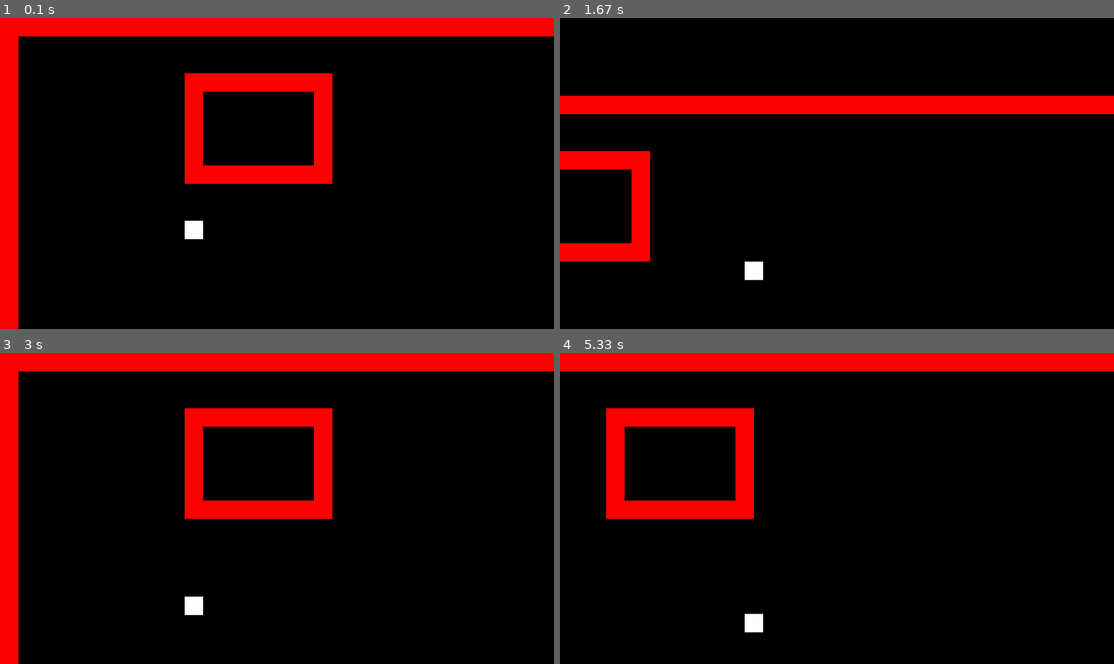
Above: before the commit, frames 1-4 (two rows, left to right).
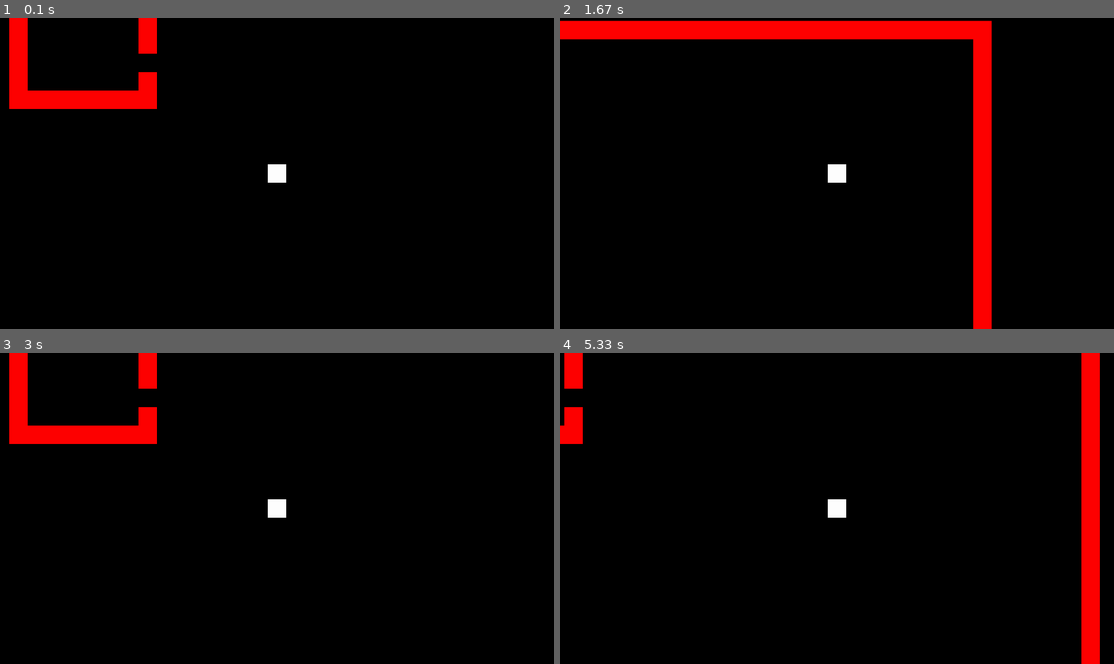
Above: after the commit, the same moments.

Repository: tothbence0531/pygame-project
Game: pygame game, started from main.py
Two runs of this game, one before a commit and one after it. Both use one fixed random seed, a clock stepped at 60 frames per second and the inputs below.
Inputs:
- Up to frame 1 (0.1 s): no input
- Up to frame 2 (1.67 s): hold D 0.33-0.8 s; hold W 0.83-1.13 s; hold D 1.17-1.63 s
- Up to frame 3 (3 s): hold A 1.67-2.2 s; hold S 2.23-2.53 s; hold A 2.57-2.97 s
- Up to frame 4 (5.33 s): hold W 3-3.37 s; hold D 3.4-4.03 s; hold S 4.07-4.43 s; hold A 4.47-4.93 s; hold D from 4.97 s (still down)

The runs differ from the first frame. In frame 1, 15% of the frame differs, in the area x 0-100%, y 0-100%; in frame 2, 17%; in frame 3, 15%; in frame 4, 14%.

Commit message:
camera megoldasa

Diff:
--- a/camera.py
+++ b/camera.py
@@ -1,21 +1,21 @@
 import pygame
+from pygame import Vector2
+
 from config import *
 
-class Camera:
-    def __init__(self, width, height):
-        self.camera = pygame.Rect(0, 0, width, height)
-        self.width = width
-        self.height = height
+class Camera(pygame.sprite.Group):
+    def __init__(self):
+        super().__init__()
+        self.display = pygame.display.get_surface()
+        self.half_width = self.display.get_size()[0] // 2
+        self.half_height = self.display.get_size()[1] // 2
+        self.offset = Vector2()
 
-    def apply(self, entity):
-        # Apply the camera offset to an entity (e.g., a sprite)
-        entity.rect.topleft = (entity.rect.x - self.camera.x, entity.rect.y - self.camera.y)
+    def custom_draw(self, player):
 
-    def update(self, target):
-        # Center the camera on the target (e.g., the player)
-        self.camera.x = target.rect.centerx - SCREEN_WIDTH // 2
-        self.camera.y = target.rect.centery - SCREEN_HEIGHT // 2
+        self.offset.x = player.rect.centerx - self.half_width
+        self.offset.y = player.rect.centery - self.half_height
 
-        # Clamp the camera to stay within the map bounds
-        self.camera.x = max(0, min(self.camera.x, self.width - SCREEN_WIDTH))
-        self.camera.y = max(0, min(self.camera.y, self.height - SCREEN_HEIGHT))
+        for sprite in self.sprites():
+            offset_pos = sprite.rect.topleft - self.offset
+            self.display.blit(sprite.image, offset_pos)
--- a/config.py
+++ b/config.py
@@ -20,13 +20,13 @@
     'TBBBBBBBBBTTTTTTTTBBBBBBBBBBBBBBBBBBBBBBBBBBBT',
     'TBBBBBBBBBTBBBBBBTBBBBBBBBBBBBBBBBBBBBBBBBBBBT',
     'TBBBBBBBBBTBBBBBBTBBBBBBBBBBBBBBBBBBBBBBBBBBBT',
-    'TBBBBBBBBBTBBBBBBTBBBBBBBBBBBBBBBBBBBBBBBBBBBT',
+    'TBBBBBBBBBTBBBBBBBBBBBBBBBBBBBBBBBBBBBBBBBBBBT',
     'TBBBBBBBBBTBBBBBBTBBBBBBBBBBBBBBBBBBBBBBBBBBBT',
     'TBBBBBBBBBTTTTTTTTBBBBBBBBBBBBBBBBBBBBBBBBBBBT',
     'TBBBBBBBBBBBBBBBBBBBBBBBBBBBBBBBBBBBBBBBBBBBBT',
     'TBBBBBBBBBBBBBBBBBBBBBBBBBBBBBBBBBBBBBBBBBBBBT',
-    'TBBBBBBBBBPBBBBBBBBBBBBBBBBBBBBBBBBBBBBBBBBBBT',
     'TBBBBBBBBBBBBBBBBBBBBBBBBBBBBBBBBBBBBBBBBBBBBT',
+    'TBBBBBBBBBBBBBBBBBBBBBBBPBBBBBBBBBBBBBBBBBBBBT',
     'TBBBBBBBBBBBBBBBBBBBBBBBBBBBBBBBBBBBBBBBBBBBBT',
     'TBBBBBBBBBBBBBBBBBBBBBBBBBBBBBBBBBBBBBBBBBBBBT',
     'TBBBBBBBBBBBBBBBBBBBBBBBBBBBBBBBBBBBBBBBBBBBBT',
--- a/main.py
+++ b/main.py
@@ -9,13 +9,12 @@
 class Game:
     def __init__(self):
         self.screen = pygame.display.set_mode((SCREEN_WIDTH, SCREEN_HEIGHT))
-        self.all_sprites = pygame.sprite.LayeredUpdates()
+        self.all_sprites = Camera()
         self.terrain = pygame.sprite.LayeredUpdates()
         self.enemies = pygame.sprite.LayeredUpdates()
         self.running = True
         self.clock = pygame.time.Clock()
         self.create_tilemap()
-        self.player = Player(self, SCREEN_WIDTH / 2, SCREEN_HEIGHT / 2)
 
     def create_tilemap(self):
 
@@ -37,8 +36,8 @@
                 if event.type == pygame.QUIT:
                     self.running = False
 
+            self.all_sprites.custom_draw(self.player)
             self.all_sprites.update()
-            self.all_sprites.draw(self.screen)
 
             pygame.display.flip()
 
--- a/player.py
+++ b/player.py
@@ -35,32 +35,23 @@
         if keys[pygame.K_d]:
             self.move_x += 1
 
-        """#NOT WORKING----------------------------------------
         # Normalizing the movement placement
 
         if self.move_x != 0 and self.move_y != 0:
             magnitude = math.sqrt(self.move_x ** 2 + self.move_y ** 2)
             self.move_x /= magnitude
-            self.move_y /= magnitude"""
+            self.move_y /= magnitude
 
     def update(self):
         self.move()
         # Updating the player's position
-        if 0 < self.rect.x + self.move_x * self.speed < self.game.screen.get_width() - TILESIZE:
-            #self.rect.x += self.move_x * self.speed
-
-            for sprite in self.game.all_sprites:
-                if sprite is not self:
-                    sprite.rect.x -= self.move_x * self.speed
+        if 0 < self.rect.x + self.move_x * self.speed:
+            self.rect.x += self.move_x * self.speed
 
             self.collide_with_objects('x')
 
-        if 0 < self.rect.y + self.move_y * self.speed < self.game.screen.get_height() - TILESIZE:
-            #self.rect.y += self.move_y * self.speed
-
-            for sprite in self.game.all_sprites:
-                if sprite is not self:
-                    sprite.rect.y -= self.move_y * self.speed
+        if 0 < self.rect.y + self.move_y * self.speed:
+            self.rect.y += self.move_y * self.speed
 
             self.collide_with_objects('y')
 
